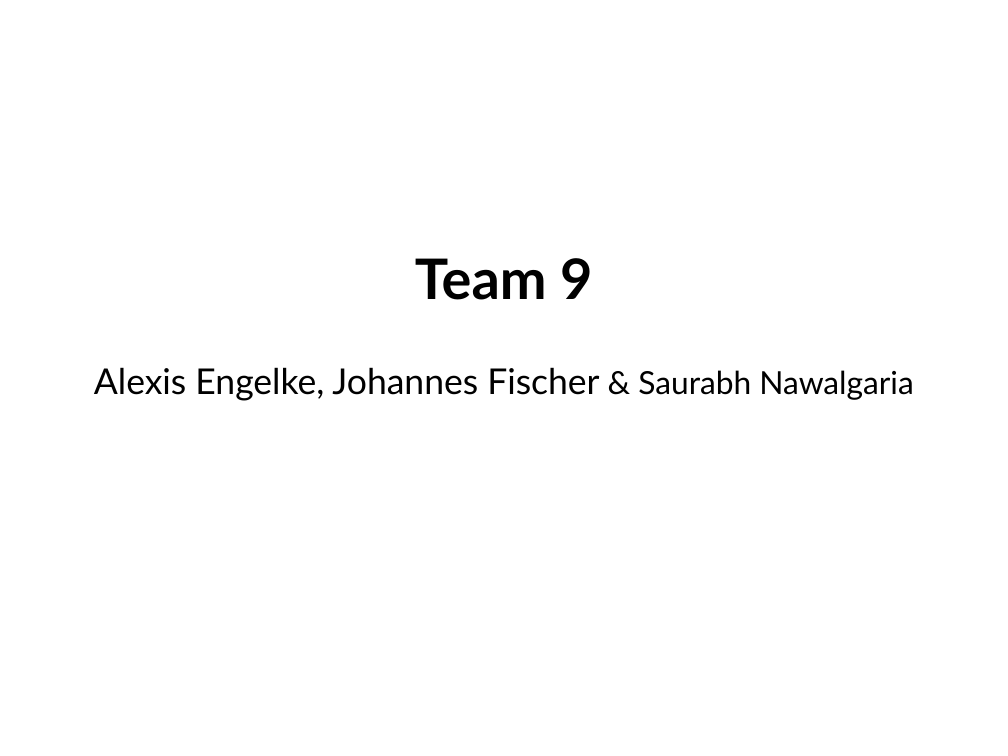
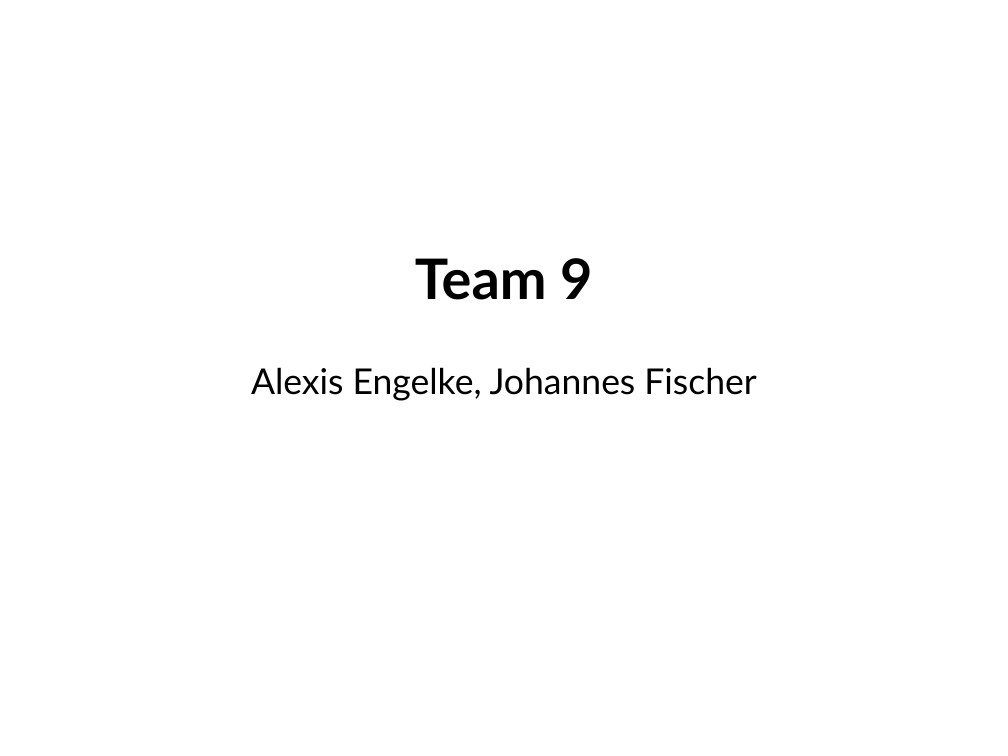
Before and after one commit to snawalgaria/SecureCoding, a slide deck: slide 1 of phase2/presentation.odp. Drawn at 1008x756 pixels with LibreOffice and Linux fonts; fonts in the diff are those of the drawing. Boxes give left, top, right and bottom in pixels: in the first picture for what was removed or moved away, otherwise in the second. Text is boxed around its words. In the diff, an @@ line names an element or a change of style, - is before the commit and + after.

```diff
--- a/phase2/presentation.odp
+++ b/phase2/presentation.odp
@@ subtitle at (251, 367, 756, 401): text changed @@
-Alexis Engelke, Johannes Fischer & Saurabh Nawalgaria
+Alexis Engelke, Johannes Fischer
```
Also in this commit, not shown: 5 other slides changed.
